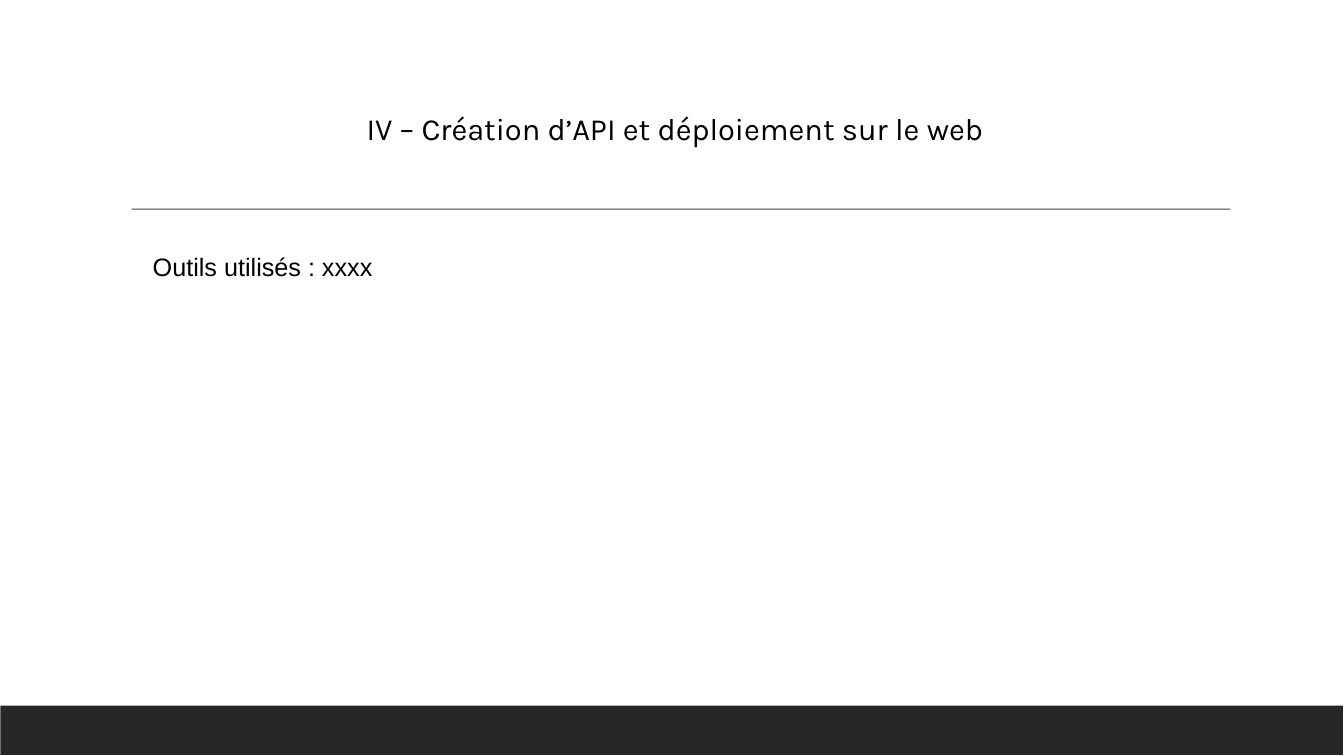
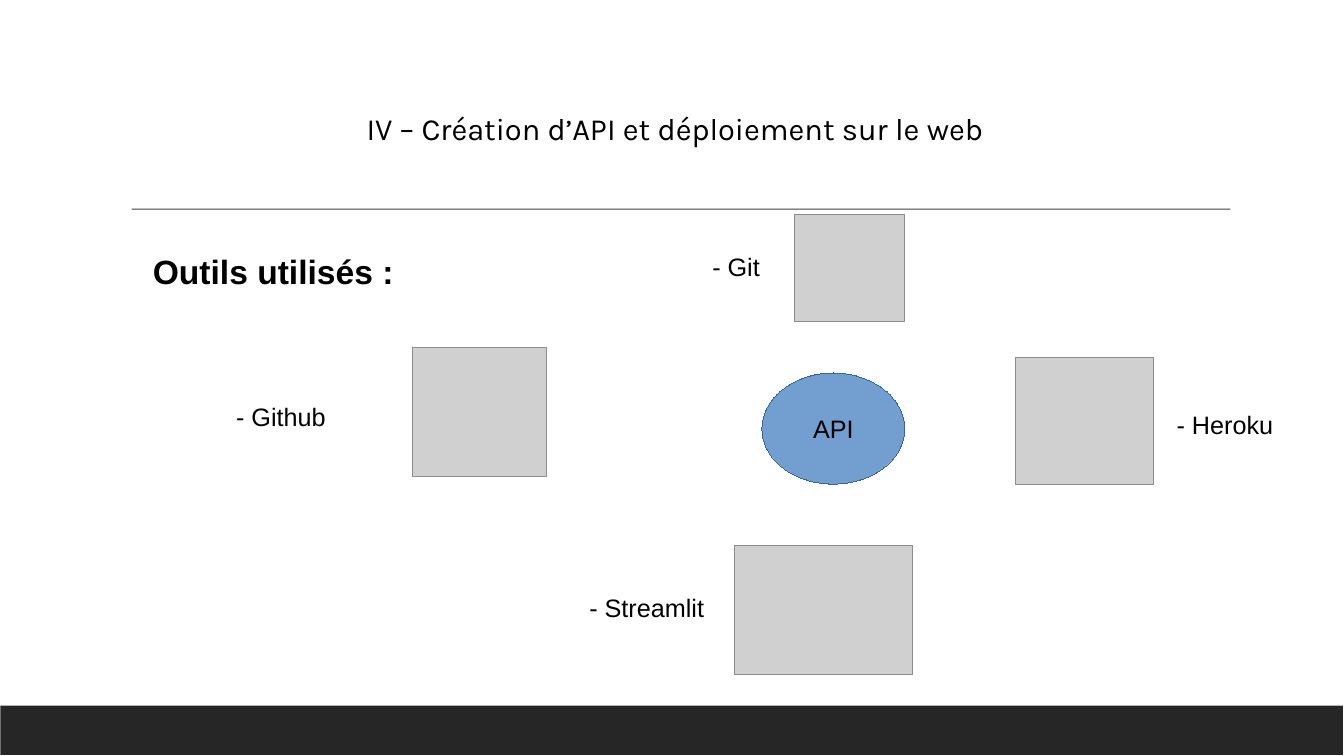
Before and after one commit to toureadama/Projet7Git, a slide deck: slide 10 of P7_support.pptx. Drawn at 1344x756 pixels with LibreOffice and Linux fonts; fonts in the diff are those of the drawing; grey boxes stand for pictures. Boxes give left, top, right and bottom in pixels: in the first picture for what was removed or moved away, otherwise in the second. Text is boxed around its words. In the diff, an @@ line names an element or a change of style, - is before the commit and + after.

```diff
--- a/P7_support.pptx
+++ b/P7_support.pptx
@@ picture added at (x1=795, y1=215, x2=904, y2=322) @@
@@ text at (x1=153, y1=259, x2=373, y2=285): text changed; size 18 to 24 pt; bold on @@
-Outils utilisés : xxxx
+Outils utilisés :
@@ text added at (x1=728, y1=257, x2=760, y2=277), 18 pt, text #000000 @@
+- Git
@@ picture added at (x1=412, y1=348, x2=546, y2=477) @@
@@ picture added at (x1=1016, y1=357, x2=1153, y2=484) @@
@@ ellipse added at (x1=762, y1=373, x2=905, y2=484), fill #729FCF, outline #3465A4 0.75 pt, 18 pt, text #000000 @@
+API
@@ text added at (x1=251, y1=407, x2=325, y2=427), 18 pt, text #000000 @@
+- Github
@@ text added at (x1=1192, y1=415, x2=1273, y2=435), 18 pt, text #000000 @@
+- Heroku
@@ picture added at (x1=735, y1=545, x2=913, y2=675) @@
@@ text added at (x1=605, y1=598, x2=704, y2=618), 18 pt, text #000000 @@
+- Streamlit
```
Also in this commit, not shown: 2 other slides changed, 3 other files.
